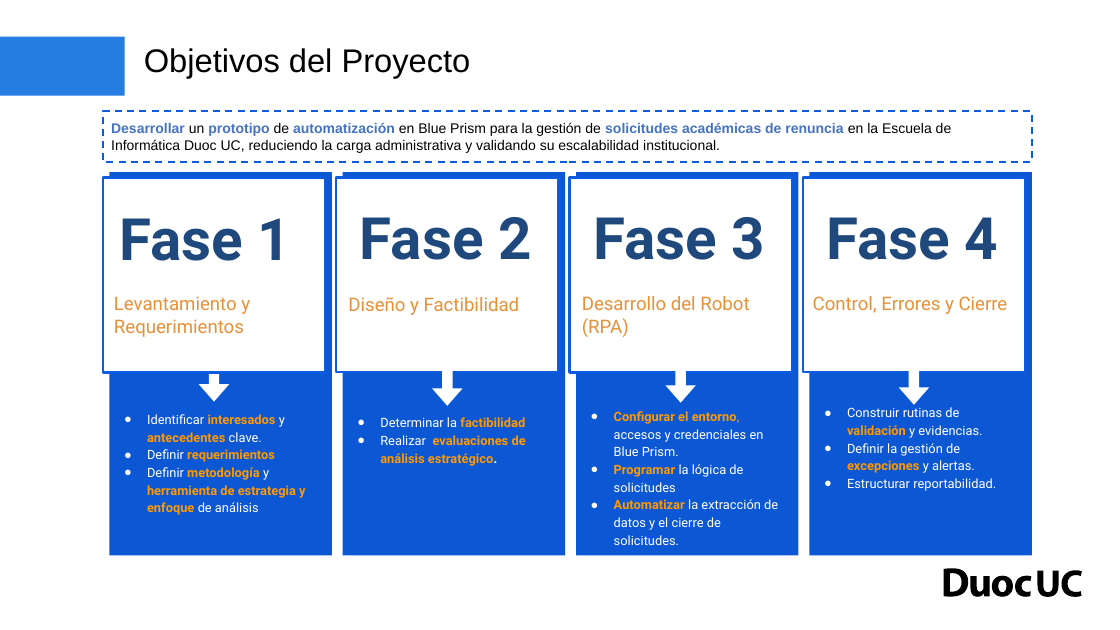
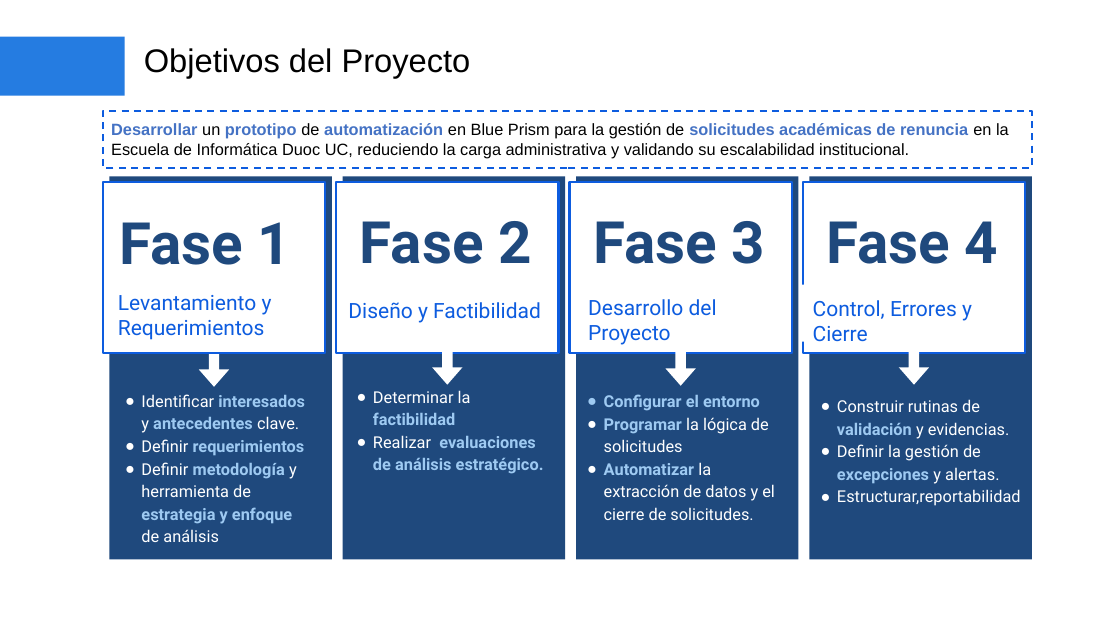
Before and after one commit to JoselynPinoDiaz/SB_Mallen_002D_RPA, a slide deck: slide 4 of Fase 1/Evidencias Grupales/Presentación Proyecto 01.pptx. Drawn at 1120x630 pixels with LibreOffice and Linux fonts; fonts in the diff are those of the drawing; background and template pictures are left out. Boxes give left, top, right and bottom in pixels: in the first picture for what was removed or moved away, otherwise in the second. Text is boxed around its words. In the diff, an @@ line names an element or a change of style, - is before the commit and + after.

```diff
--- a/Fase 1/Evidencias Grupales/Presentación Proyecto 01.pptx
+++ b/Fase 1/Evidencias Grupales/Presentación Proyecto 01.pptx
@@ rectangle "Desarrollar un prototipo de automatización ...": place and size @@
-rectangle "Desarrollar un prototipo de automatización ..." at [103,111,1032,162]
+rectangle "Desarrollar un prototipo de automatización ..." at [103,111,1032,167]
@@ rectangle "Desarrollar un prototipo de automatización ..." at [103,111,1032,167]: size 12 to 14 pt @@
@@ 4 texts, 4 rectangles: place and size @@
-4 texts, 4 rectangles at [109,172,1033,555]
+4 texts, 4 rectangles at [109,176,1033,560]
@@ fill #0C57D3 to #1F497D in 4 elements at [576,176,799,560], [343,176,565,560], [810,176,1033,560], [109,176,332,560] @@
@@ rectangle: place and size @@
-rectangle at [103,177,325,372]
+rectangle at [103,181,325,353]
@@ rectangle: place and size @@
-rectangle at [336,177,559,371]
+rectangle at [336,181,559,353]
@@ rectangle: place and size @@
-rectangle at [570,177,792,372]
+rectangle at [570,181,792,353]
@@ rectangle: place and size @@
-rectangle at [803,177,1026,371]
+rectangle at [803,181,1026,353]
@@ size 16 to 18 pt, text colour #E69138 to #0D5CDF in 3 elements at [813,300,972,342], [348,302,541,323], [118,295,272,340] @@
@@ text at [588,299,717,345]: text changed; size 16 to 18 pt; text colour #E69138 to #0D5CDF @@
-Desarrollo del Robot (RPA)
+Desarrollo del Proyecto
@@ right arrow: place and size @@
-right arrow at [199,365,229,402]
+right arrow at [199,350,229,387]
@@ right arrow: place and size @@
-right arrow at [433,369,463,406]
+right arrow at [433,348,463,385]
@@ right arrow: place and size @@
-right arrow at [666,365,697,402]
+right arrow at [666,349,697,386]
@@ right arrow: place and size @@
-right arrow at [899,368,929,405]
+right arrow at [899,348,929,385]
@@ text "Identificar interesados y antecedentes clave.": place and size @@
-text "Identificar interesados y antecedentes clave." at [147,414,305,515]
+text "Identificar interesados y antecedentes clave." at [141,394,305,542]
@@ text "Identificar interesados y antecedentes clave." at [141,394,305,542]: size 11 to 14 pt; text colour #FF9900 to #9ECAF2 in "interesados antecedentes", "requerimientos", "metodología estrategia y enfoque"; text colour #FF9900 to #FFFFFF, bold off in "herramienta de"; indent changed @@
@@ text "Determinar la factibilidad": place and size @@
-text "Determinar la factibilidad" at [380,417,526,466]
+text "Determinar la factibilidad" at [373,390,544,474]
@@ text "Determinar la factibilidad" at [373,390,544,474]: size 11 to 14 pt; text colour #FF9900 to #9ECAF2 in "factibilidad", "evaluaciones de análisis estratégico."; text colour #FFFFFF to #9ECAF2 in "estratégico."; indent changed @@
@@ text "Configurar el entorno": place and size @@
-text "Configurar el entorno" at [614,411,778,545]
+text "Configurar el entorno" at [604,394,775,520]
@@ text "Construir rutinas de validación y ...": place and size @@
-text "Construir rutinas de validación y ..." at [847,407,982,488]
+text "Construir rutinas de validación y ..." at [837,399,1021,506]
@@ text at [604,394,760,411]: text changed; size 11 to 14 pt; text colour #FFFFFF to #9ECAF2; bold on @@
-● Configurar el entorno, accesos y credenciales en Blue Prism.
+● Configurar el entorno
@@ text at [604,417,775,520]: size 11 to 14 pt in "Programar la lógica de solicitudes", "Automatizar la extracción de datos y el ..."; text colour #FF9900 to #9ECAF2 in "Programar", "Automatizar"; indent changed @@
@@ text at [837,399,1010,484]: size 11 to 14 pt in "Construir rutinas de validación y evidencias.", "Definir la gestión de excepciones y alertas."; text colour #FF9900 to #9ECAF2 in "validación", "excepciones"; indent changed @@
@@ text at [837,489,1021,506]: text changed; size 11 to 14 pt @@
-● Estructurar reportabilidad.
+● Estructurar,reportabilidad
@@ freeform shape removed at [944,569,1032,597] @@
@@ freeform shape removed at [1038,571,1059,597] @@
@@ freeform shape removed at [1062,571,1082,597] @@
```
Also in this commit, not shown: 18 other slides changed.
